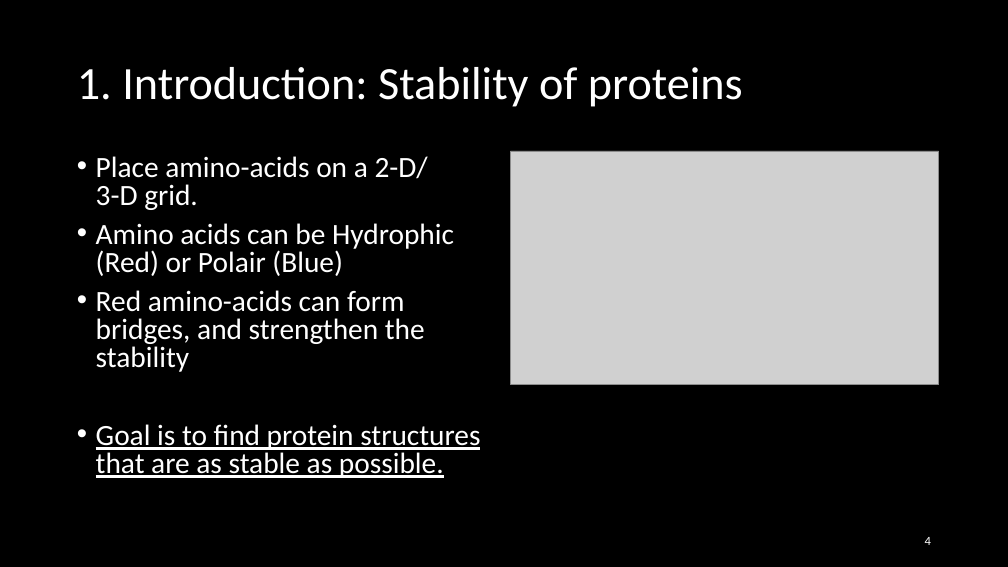
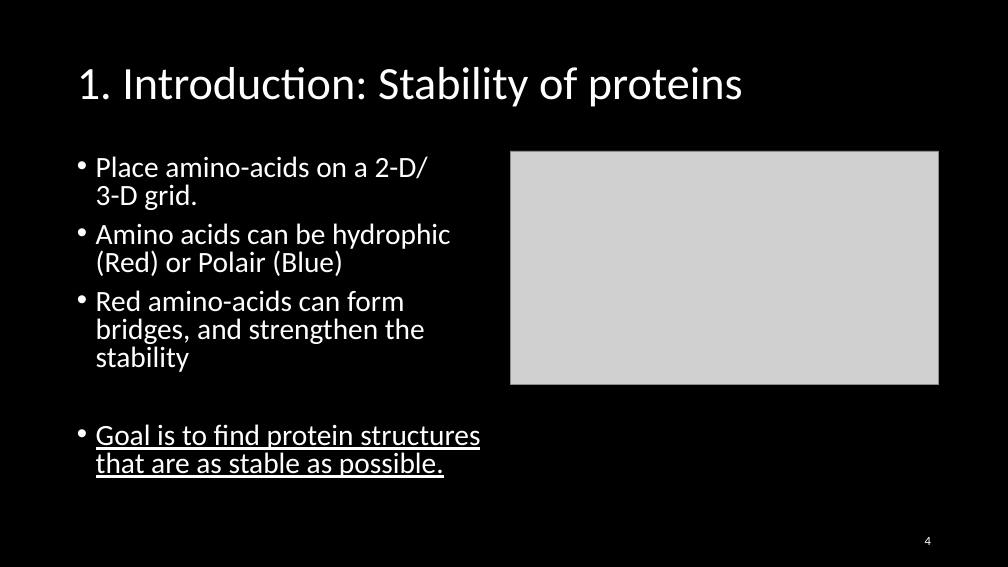
Before and after one commit to Loek21/Protein-Pow-d-er, a slide deck: slide 4 of Docs/PPP, final.pptx. Drawn at 1008x567 pixels with LibreOffice and Linux fonts; fonts in the diff are those of the drawing; grey boxes stand for pictures. Boxes give left, top, right and bottom in pixels: in the first picture for what was removed or moved away, otherwise in the second. Text is boxed around its words. In the diff, an @@ line names an element or a change of style, - is before the commit and + after.

```diff
--- a/Docs/PPP, final.pptx
+++ b/Docs/PPP, final.pptx
@@ text at box(96, 223, 450, 276): text changed @@
-• Amino acids can be Hydrophic (Red) or Polair (Blue)
+• Amino acids can be hydrophic (Red) or Polair (Blue)
```
Also in this commit, not shown: 2 other slides changed, 1 slide removed.
